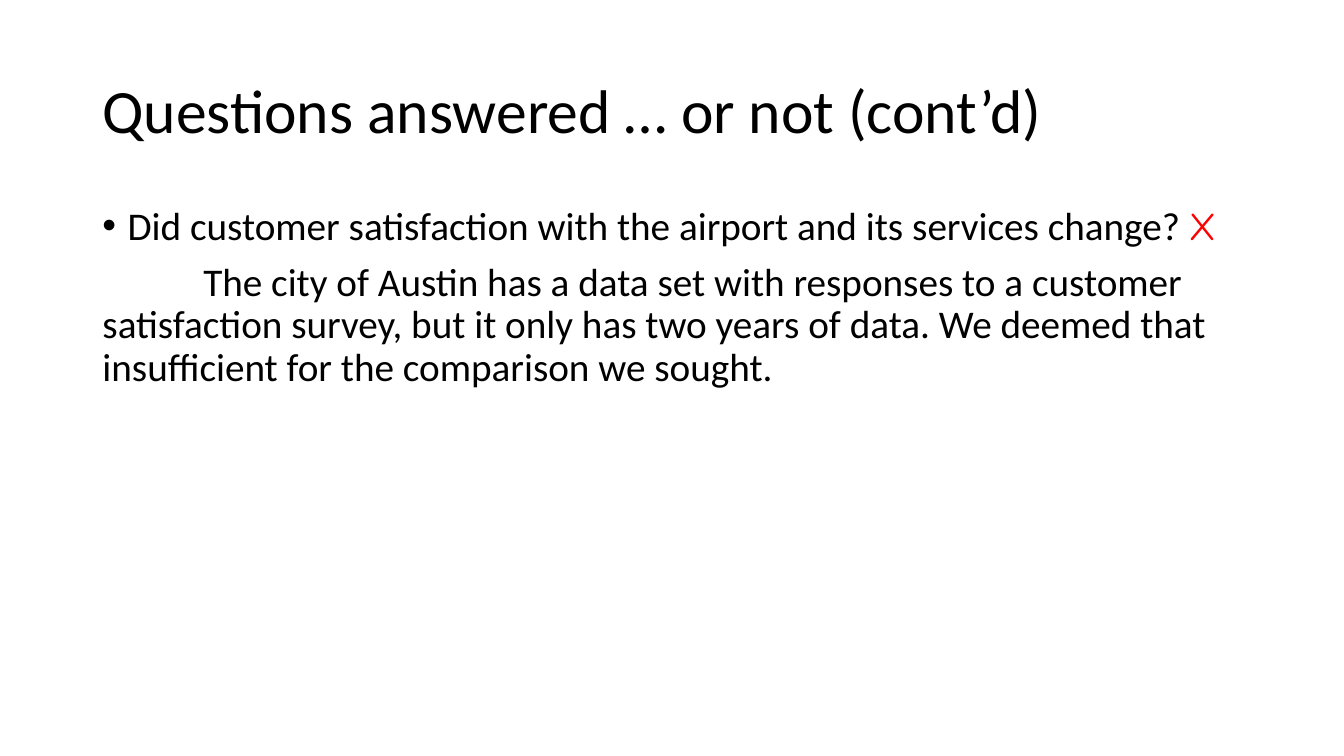
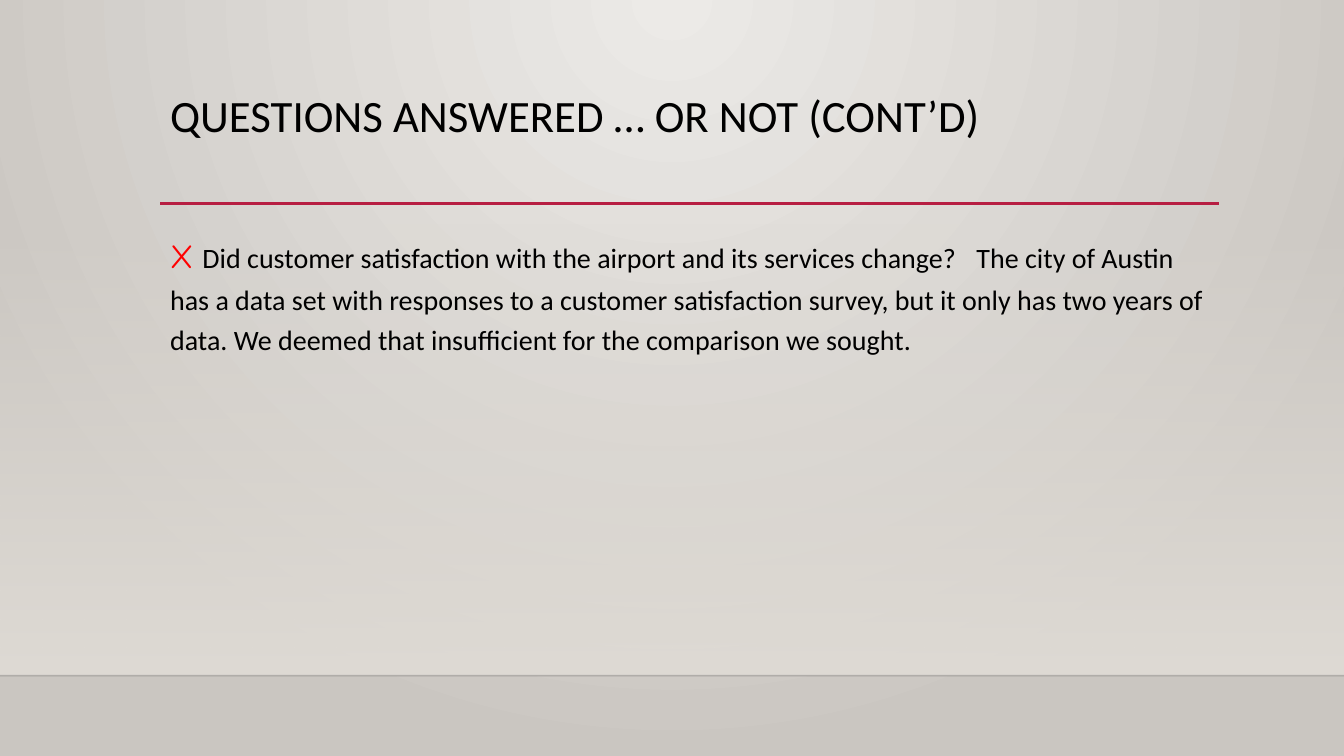
Before and after one commit to ddcruz/project-1, a slide deck: slide 6 of resources/documents/ABIA presentation.pptx. Drawn at 1344x756 pixels with LibreOffice and Linux fonts; fonts in the diff are those of the drawing; background and template pictures are left out. Boxes give left, top, right and bottom in pixels: in the first picture for what was removed or moved away, otherwise in the second. Text is boxed around its words. In the diff, an @@ line names an element or a change of style, - is before the commit and + after.

```diff
--- a/resources/documents/ABIA presentation.pptx
+++ b/resources/documents/ABIA presentation.pptx
@@ background #FFFFFF to gradient #ECEAE7 to #CAC7C1 @@
@@ title "QUESTIONS ANSWERED … OR NOT ..." at <box>170,99,979,138</box>: vertical alignment middle to top @@
@@ title at <box>170,99,979,138</box>: text changed; size 44 to 32 pt @@
-Questions answered … or not (cont’d)
+QUESTIONS ANSWERED … OR NOT (CONT’D)
@@ line added from (160, 204) to (1220, 204), #B71E42 2.5 pt @@
@@ rectangle added at <box>0,223,1344,676</box>, fill gradient #DFDBD5 @@
@@ text at <box>170,245,1202,355</box>: text changed; size 28 to 20 pt @@
-• Did customer satisfaction with the airport and its services change? X
-The city of Austin has a data set with responses to a customer satisfaction survey, but it only has two years of data. We deemed that insufficient for the comparison we sought.
+X Did customer satisfaction with the airport and its services change? The city of Austin has a data set with responses to a customer satisfaction survey, but it only has two years of data. We deemed that insufficient for the comparison we sought.
@@ line added from (0, 676) to (1344, 676), #000001 1 pt @@
```
Also in this commit, not shown: 7 other slides changed, 2 slides added, 1 other file.
